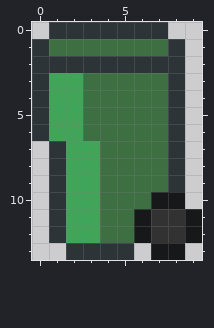
A pixel-art file gets an edit: assets/raster/trash-bin-green-10x14.aseprite. Above is the file before it was changed.
10x14 pixels, 1 frame.
The result:
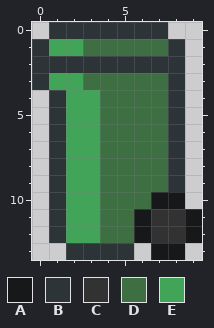
Palette (. is transparent): A #171819  B #2c3438  C #323232  D #3d6f43  E #42a459
The edit:
Layer "Layer 4":
y 1: x 1..2 DD -> EE
y 4..6: x 0..1 BE -> .B; x 3 D -> E
Where, in picture pixels (left, top, right, bottom), the same in both pictures:
changed: (32, 39, 100, 141)
